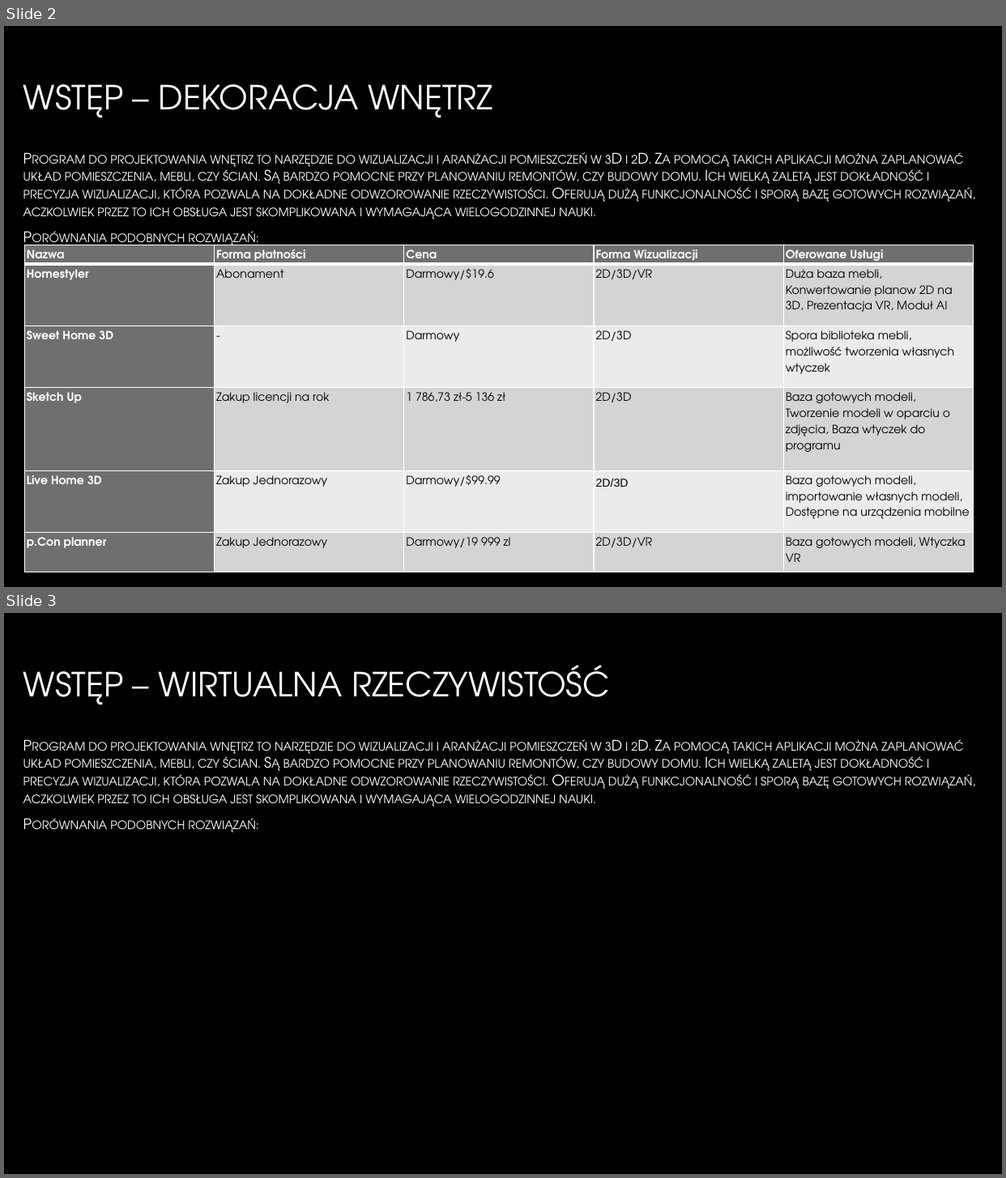
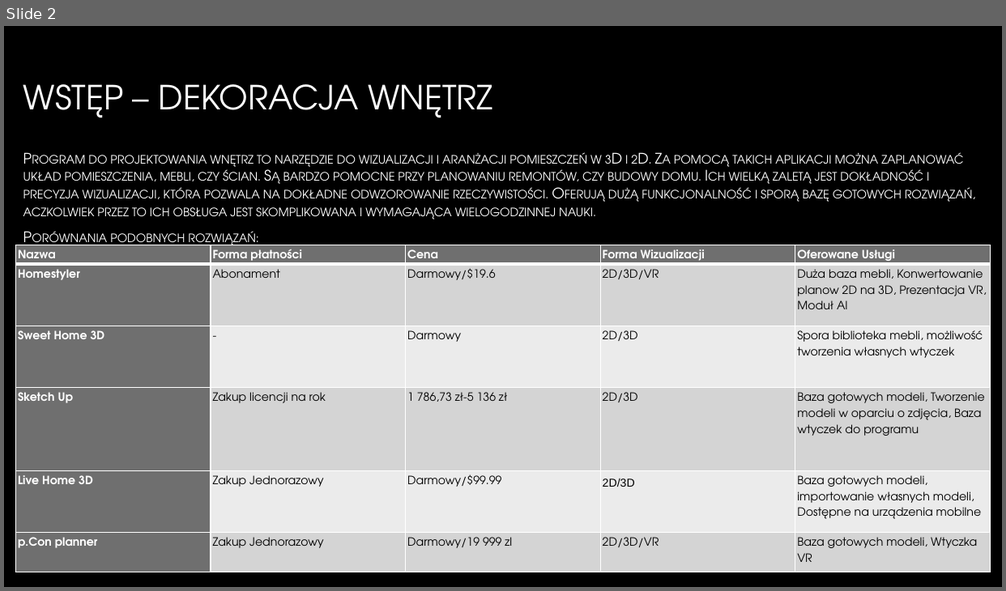
Before and after one commit to GlitchedGuest/PracaInzynieryjska, a slide deck: PrezentacjaAndrzejParuch.pptx. Shown one above the other, each under a label of ours: slides 2 and 3 before the commit, slide 2 after it. The pictures are 1006x1178 and 1006x591 pixels, drawn with LibreOffice and Linux fonts; fonts in the diff are those of the drawing; background and template pictures are left out. Boxes give left, top, right and bottom in pixels: in the first picture for what was removed or moved away, otherwise in the second. Text is boxed around its words. In the diff, an @@ line names an element or a change of style, - is before the commit and + after.

```diff
--- a/PrezentacjaAndrzejParuch.pptx
+++ b/PrezentacjaAndrzejParuch.pptx
@@ slide 3 removed at (x1=4, y1=613, x2=1002, y2=1174), background picture (left out) @@
@@ title removed at (x1=23, y1=665, x2=610, y2=705) @@
-WSTĘP – WIRTUALNA RZECZYWISTOŚĆ
@@ text removed at (x1=23, y1=739, x2=975, y2=833) @@
-Program do projektowania wnętrz to narzędzie do wizualizacji i aranżacji pomieszczeń w 3D i 2D. Za pomocą takich aplikacji można zaplanować układ pomieszczenia, mebli, czy ścian. Są bardzo pomocne przy planowaniu remontów, czy budowy domu. Ich wielką zaletą jest dokładność i precyzja wizualizacji, która pozwala na dokładne odwzorowanie rzeczywistości. Oferują dużą funkcjonalność i sporą bazę gotowych rozwiązań, aczkolwiek przez to ich obsługa jest skomplikowana i wymagająca wielogodzinnej nauki.
-Porównania podobnych rozwiązań:
@@ slide 2 changed as well @@
@@ table resized from (x1=24, y1=246, x2=974, y2=573) to (x1=16, y1=246, x2=989, y2=573) @@
```
Also in this commit, not shown: 1 other slide changed, 1 slide added.
